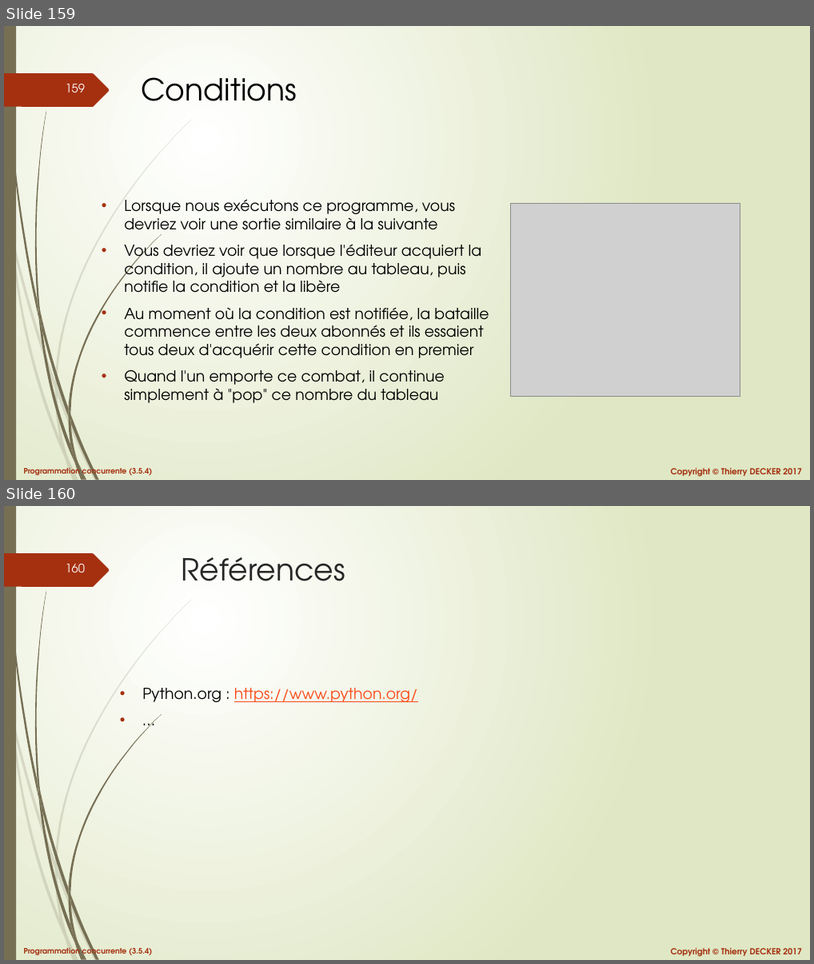
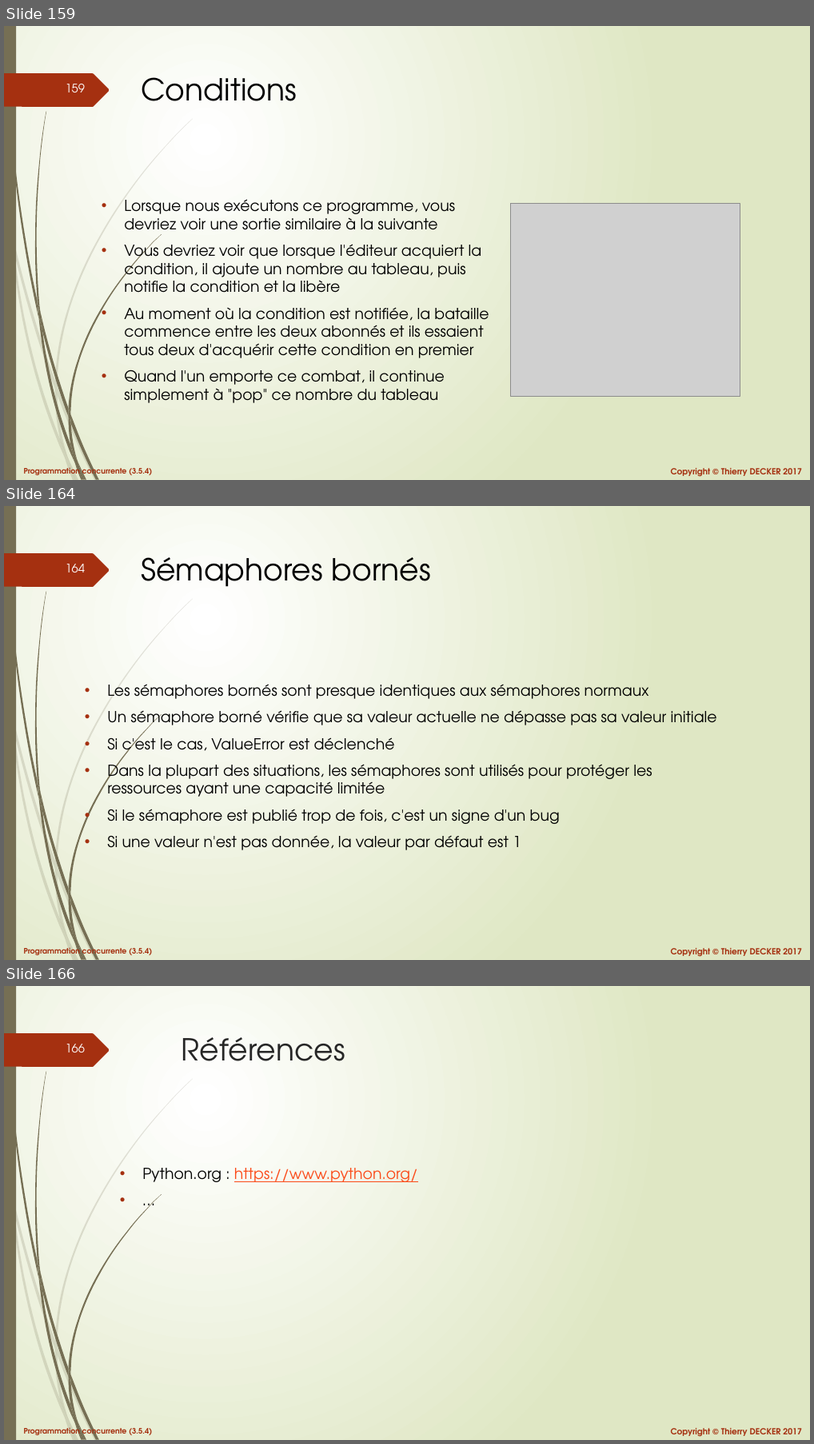
Before and after one commit to VikmanTheRacoon/learning-python, a slide deck: documentations/python-concurrency.pptx. Shown one above the other, each under a label of ours: slides 159 and 160 before the commit, slides 159, 164 and 166 after it; the slides between them are not shown. The pictures are 814x964 and 814x1444 pixels, drawn with LibreOffice and Linux fonts; fonts in the diff are those of the drawing; grey boxes stand for pictures. Boxes give left, top, right and bottom in pixels: in the first picture for what was removed or moved away, otherwise in the second. Text is boxed around its words. In the diff, an @@ line names an element or a change of style, - is before the commit and + after.

```diff
--- a/documentations/python-concurrency.pptx
+++ b/documentations/python-concurrency.pptx
@@ slide 164 added at box(4, 506, 810, 960), background gradient #FFFFFF to #DFE8C4; not listed: 27 template elements that a slide beside it also shows @@
@@ title added at box(141, 557, 430, 587), 36 pt, text #000000 @@
+Sémaphores bornés
@@ text added at box(107, 684, 718, 850), 18 pt, text #000000 @@
+• Les sémaphores bornés sont presque identiques aux sémaphores normaux
+• Un sémaphore borné vérifie que sa valeur actuelle ne dépasse pas sa valeur initiale
+• Si c'est le cas, ValueError est déclenché
+• Dans la plupart des situations, les sémaphores sont utilisés pour protéger les ressources ayant une capacité limitée
+• Si le sémaphore est publié trop de fois, c'est un signe d'un bug
+• Si une valeur n'est pas donnée, la valeur par défaut est 1
@@ what was slide 160 is now slide 166 @@
@@ page number at box(66, 1044, 85, 1052): text changed @@
-160
+166
```
Also in this commit, not shown: 5 other slides added, 1 other file.
